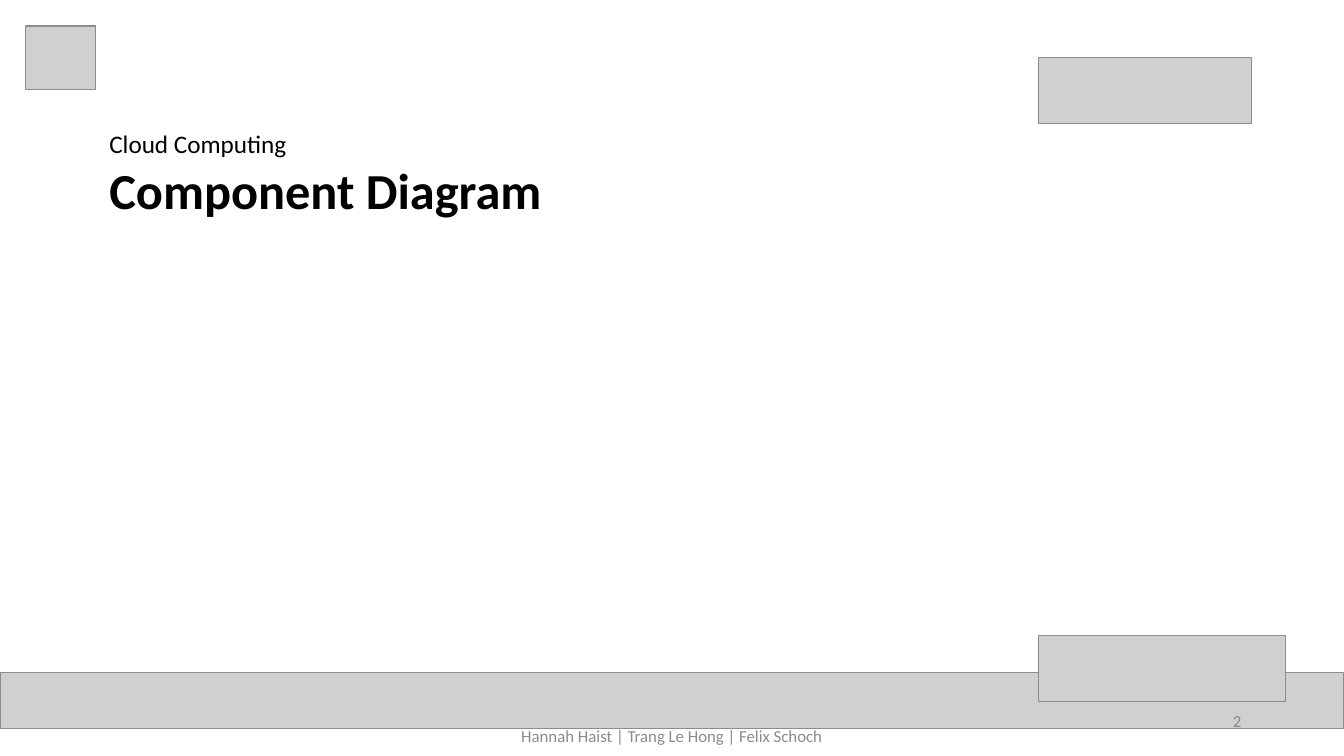
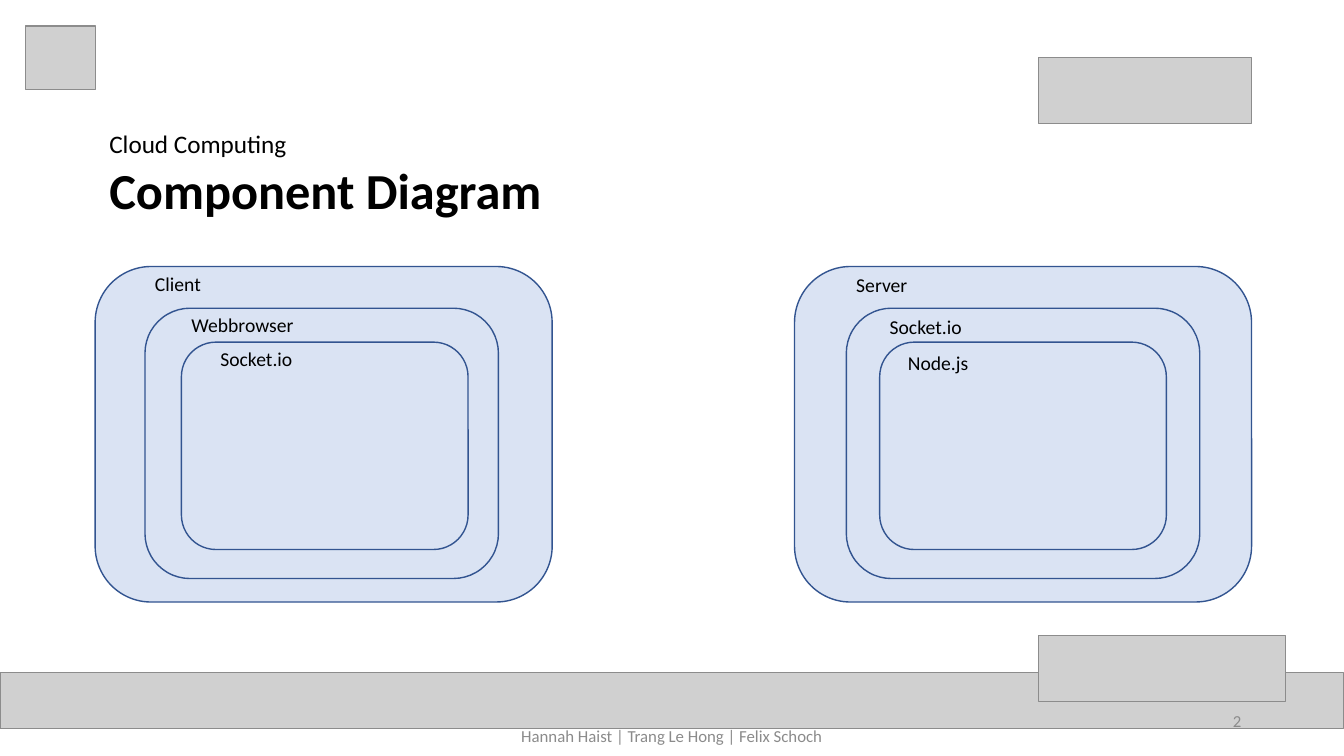
Before and after one commit to lehongtrang272/cloud_computing, a slide deck: slide 2 of presentation/cloud computing presentation unfinished.pptx. Drawn at 1344x756 pixels with LibreOffice and Linux fonts; fonts in the diff are those of the drawing; grey boxes stand for pictures. Boxes give left, top, right and bottom in pixels: in the first picture for what was removed or moved away, otherwise in the second. Text is boxed around its words. In the diff, an @@ line names an element or a change of style, - is before the commit and + after.

Commit message:
presentation

```diff
--- a/presentation/cloud computing presentation unfinished.pptx
+++ b/presentation/cloud computing presentation unfinished.pptx
@@ rounded rectangle added at (95,266,552,602), fill #DAE3F3, outline #325491 1 pt @@
@@ rounded rectangle added at (795,266,1251,602), fill #DAE3F3, outline #325491 1 pt @@
@@ text added at (155,277,201,291), 14 pt, text #000000 @@
+Client
@@ text added at (856,279,907,292), 14 pt, text #000000 @@
+Server
@@ rounded rectangle added at (145,309,499,579), fill #DAE3F3, outline #325491 1 pt @@
@@ text added at (191,318,293,332), 14 pt, text #000000 @@
+Webbrowser
@@ rounded rectangle added at (847,309,1201,579), fill #DAE3F3, outline #325491 1 pt @@
@@ text added at (890,320,962,334), 14 pt, text #000000 @@
+Socket.io
@@ rounded rectangle added at (181,342,468,549), fill #DAE3F3, outline #325491 1 pt @@
@@ text added at (220,352,292,366), 14 pt, text #000000 @@
+Socket.io
@@ rounded rectangle added at (880,342,1167,549), fill #DAE3F3, outline #325491 1 pt @@
@@ text added at (908,356,968,374), 14 pt, text #000000 @@
+Node.js
```
Also in this commit, not shown: 2 other slides changed, 1 slide added.
